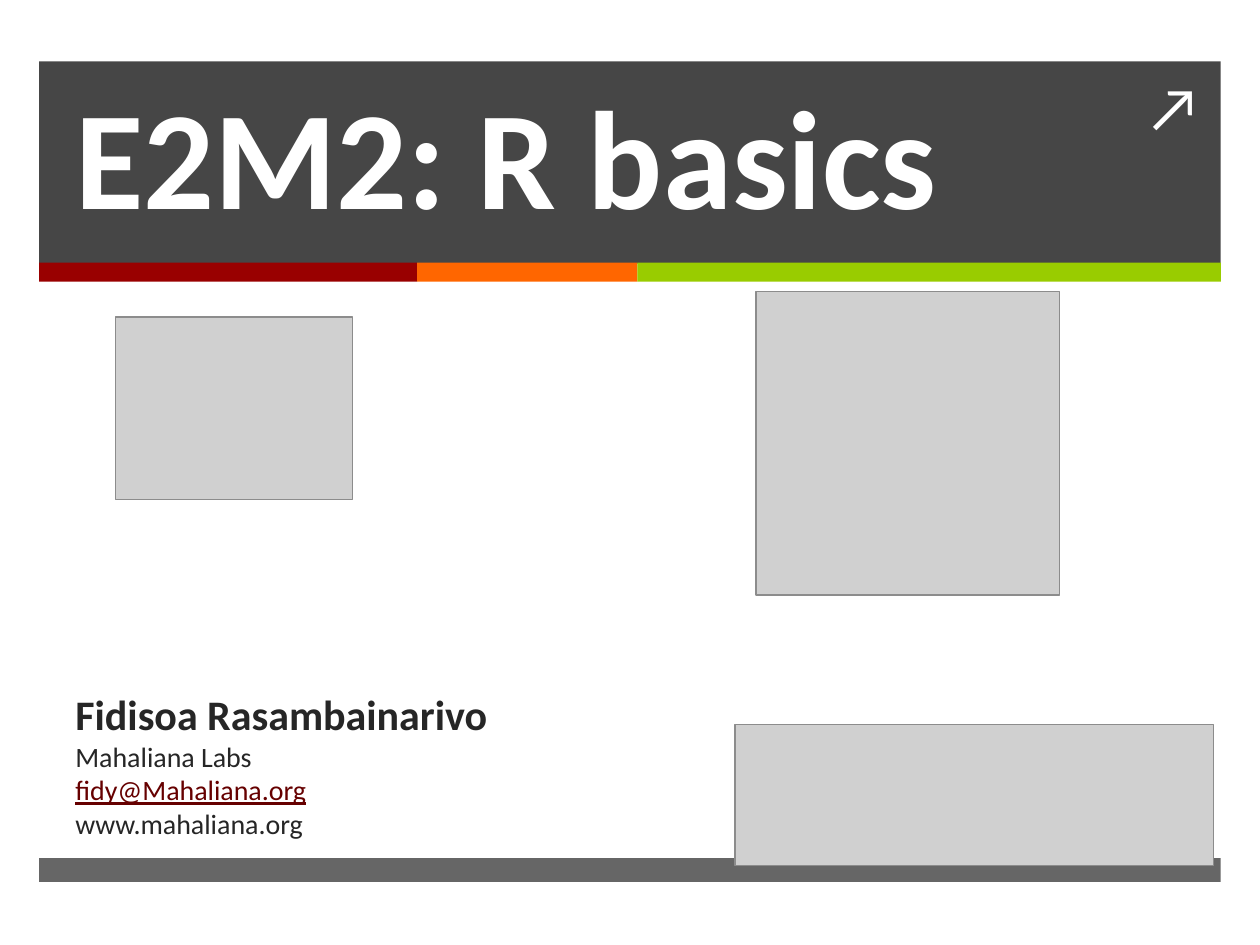
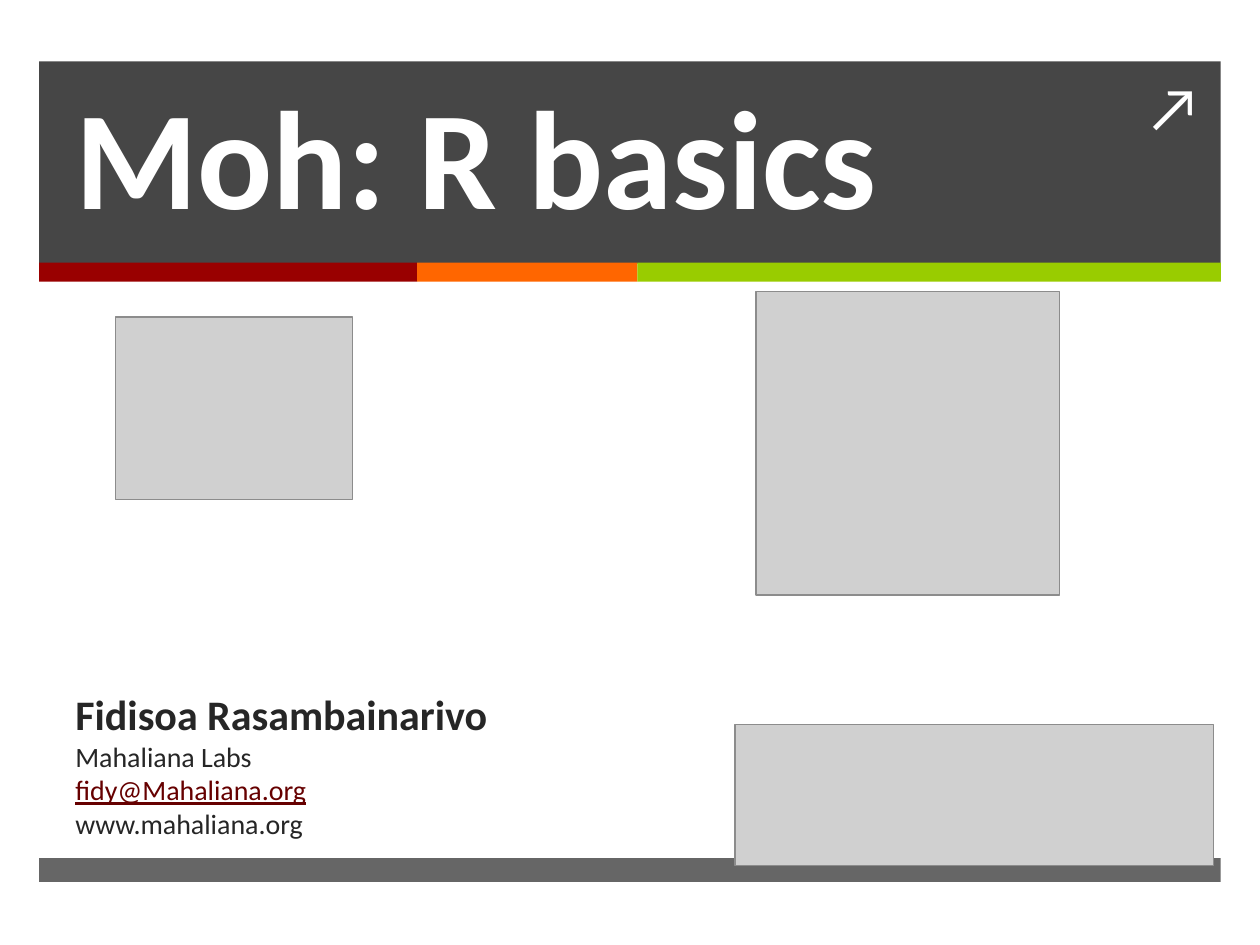
Before and after one commit to fidyras/MoH_course_2021, a slide deck: slide 1 of presentations/Day1_Rbasics.pptx. Drawn at 1260x945 pixels with LibreOffice and Linux fonts; fonts in the diff are those of the drawing; grey boxes stand for pictures. Boxes give left, top, right and bottom in pixels: in the first picture for what was removed or moved away, otherwise in the second. Text is boxed around its words. In the diff, an @@ line names an element or a change of style, - is before the commit and + after.

```diff
--- a/presentations/Day1_Rbasics.pptx
+++ b/presentations/Day1_Rbasics.pptx
@@ text at (75,110,876,210): text changed @@
-E2M2: R basics
+Moh: R basics
```
Also in this commit, not shown: 1 slide added.
